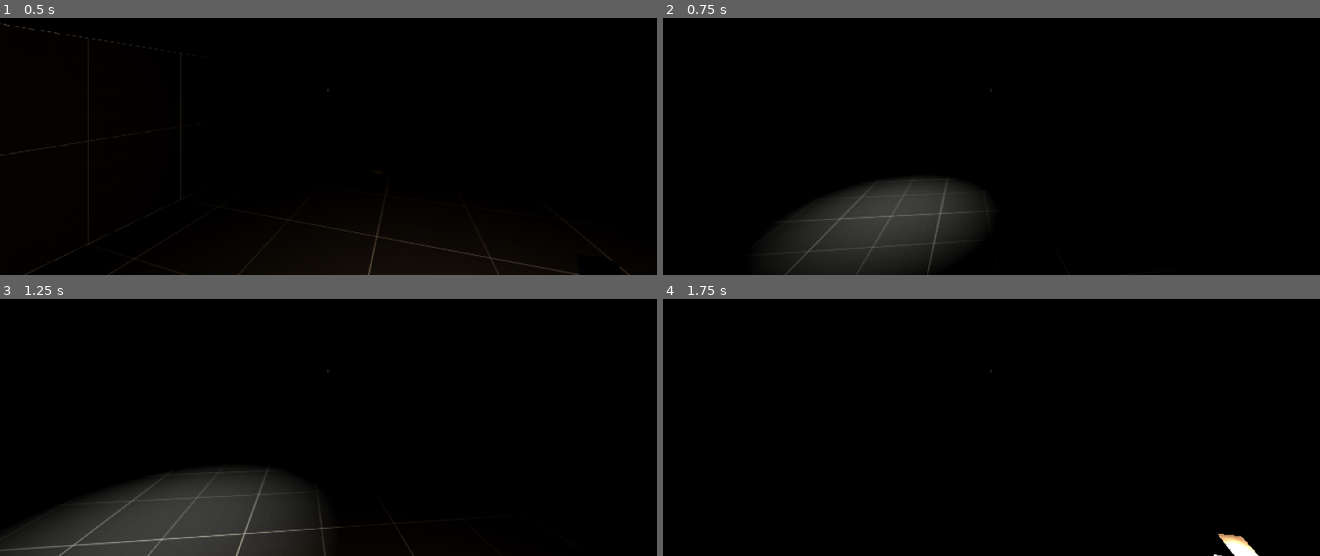
Above: before the commit, frames 1-4 (two rows, left to right).
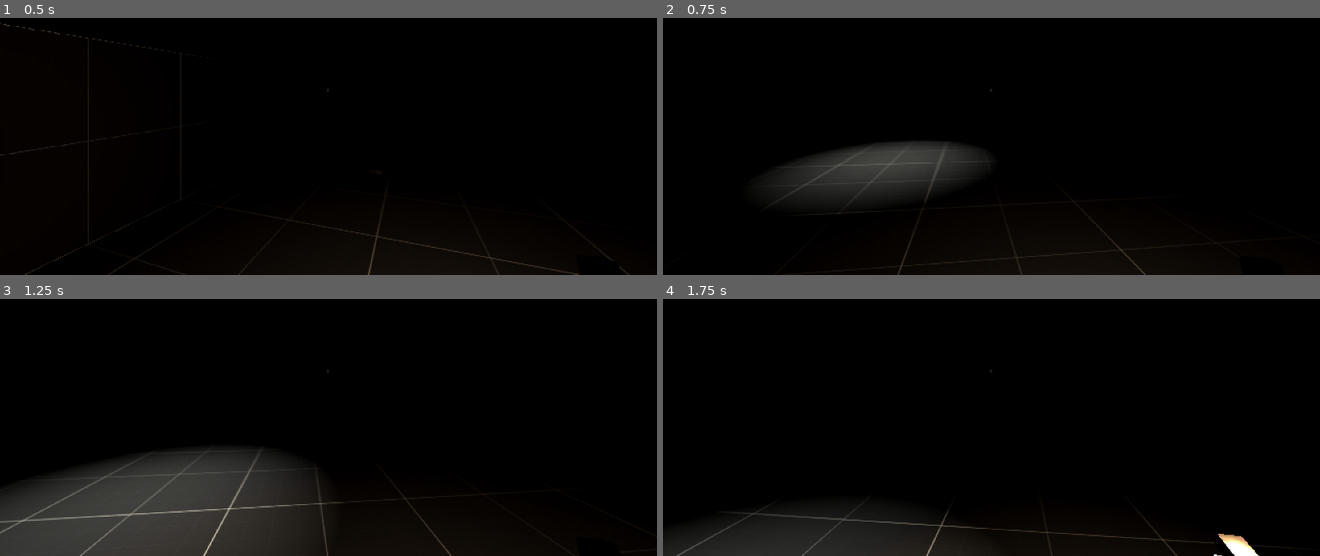
Above: after the commit, the same moments.

Repository: kuanoni/Teron
Game: Godot game, scene res://main.tscn
Same seed, same stepped clock (60 frames per second), same inputs: the game is played once before the commit and once after it.
Inputs (mouse positions are in pixels of both pictures, inside the frame that each line leads up to):
- Up to frame 1 (0.5 s): no input
- Up to frame 2 (0.75 s): tap Enter at 0.5 s; move the mouse to (1024, 89) at 0.52 s; hold W (move_forward) from 0.53 s (still down); tap Space (jump, bound only before the commit) at 0.6 s; click (1024, 89) at 0.67 s
- Up to frame 3 (1.25 s): keep holding W (move_forward); tap Space (jump, bound only before the commit) at 0.77, 1.07 s
- Up to frame 4 (1.75 s): keep holding W (move_forward); move the mouse to (958, 373) at 1.27 s; tap F (toggle_light) at 1.35 s; tap Space (jump, bound only before the commit) at 1.52, 1.55 s

Frame 1 is identical in both runs. In frame 2, 12% of the frame differs, in the area x 15-88%, y 47-100%; in frame 3, 7.2%; in frame 4, 6.0%.

Commit message:
rm player jump

Diff:
--- a/entities/player/PlayerController.gd
+++ b/entities/player/PlayerController.gd
@@ -7,12 +7,12 @@
 @export var deceleration := 10
 @export_range(0.0, 1.0, 0.05) var air_control := 0.3
 @export var jump_height := 10
+
 var direction := Vector3()
 var input_axis := Vector2()
 # Get the gravity from the project settings to be synced with RigidDynamicBody nodes.
 @onready var gravity: float = (ProjectSettings.get_setting("physics/3d/default_gravity")
 		* gravity_multiplier)
-
 
 # Called every physics tick. 'delta' is constant
 func _physics_process(delta: float) -> void:
@@ -21,10 +21,7 @@
 
 	direction_input()
 
-	if is_on_floor():
-		if Input.is_action_just_pressed(&"jump"):
-			velocity.y = jump_height
-	else:
+	if !is_on_floor():
 		velocity.y -= gravity * delta
 
 	accelerate(delta)
--- a/project.godot
+++ b/project.godot
@@ -75,11 +75,6 @@
 "events": [Object(InputEventJoypadMotion,"resource_local_to_scene":false,"resource_name":"","device":-1,"axis":2,"axis_value":1.0,"script":null)
 ]
 }
-jump={
-"deadzone": 0.5,
-"events": [Object(InputEventKey,"resource_local_to_scene":false,"resource_name":"","device":-1,"window_id":0,"alt_pressed":false,"shift_pressed":false,"ctrl_pressed":false,"meta_pressed":false,"pressed":false,"keycode":0,"physical_keycode":32,"key_label":0,"unicode":32,"echo":false,"script":null)
-]
-}
 toggle_light={
 "deadzone": 0.5,
 "events": [Object(InputEventKey,"resource_local_to_scene":false,"resource_name":"","device":-1,"window_id":0,"alt_pressed":false,"shift_pressed":false,"ctrl_pressed":false,"meta_pressed":false,"pressed":false,"keycode":0,"physical_keycode":70,"key_label":0,"unicode":102,"echo":false,"script":null)
